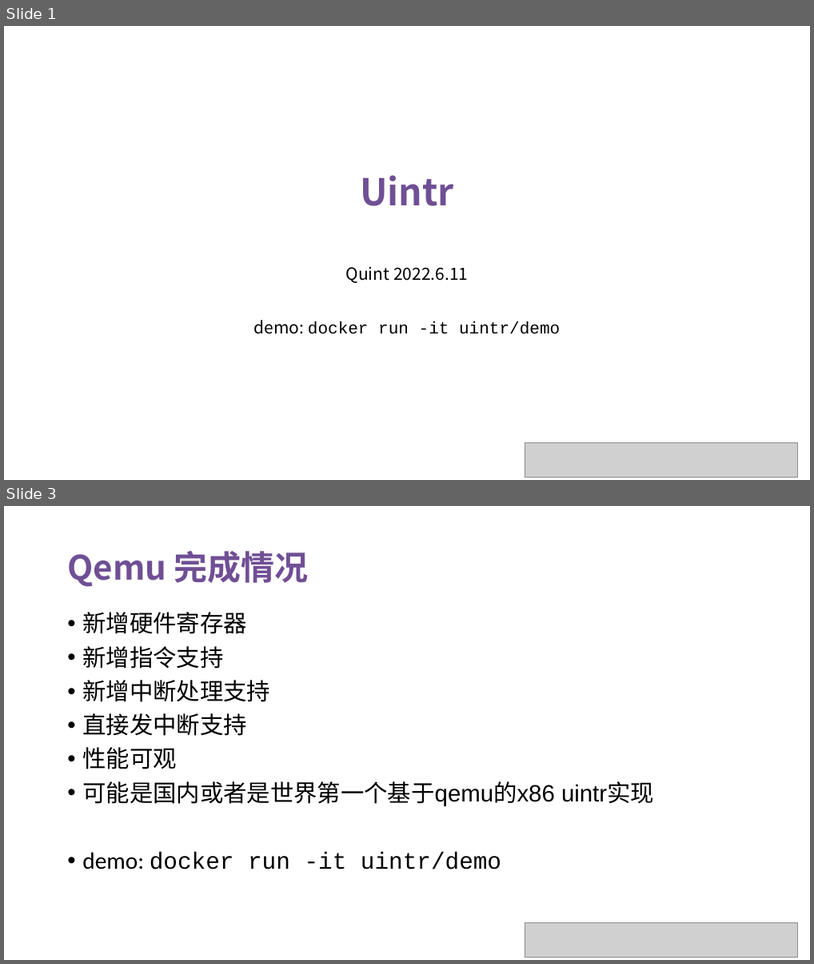
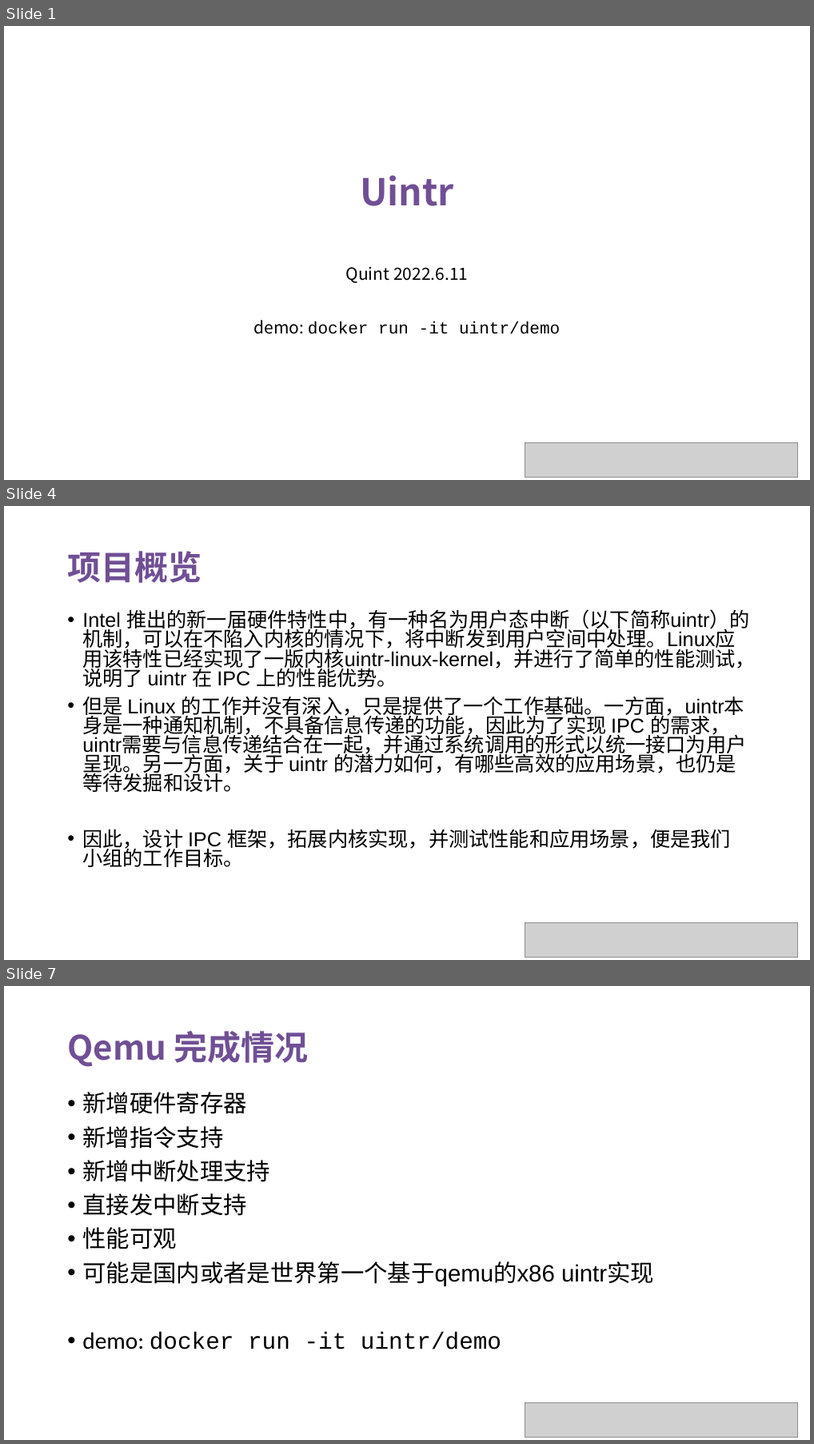
Before and after one commit to OS-F-4/usr-intr, a slide deck: ppt/2022-6-11.pptx. Shown one above the other, each under a label of ours: slides 1 and 3 before the commit, slides 1, 4 and 7 after it; the slides between them are not shown. The pictures are 814x964 and 814x1444 pixels, drawn with LibreOffice and Linux fonts; fonts in the diff are those of the drawing; grey boxes stand for pictures. Boxes give left, top, right and bottom in pixels: in the first picture for what was removed or moved away, otherwise in the second. Text is boxed around its words. In the diff, an @@ line names an element or a change of style, - is before the commit and + after.

```diff
--- a/ppt/2022-6-11.pptx
+++ b/ppt/2022-6-11.pptx
@@ slide 4 added at (x1=4, y1=506, x2=810, y2=960), background #FFFFFF @@
@@ text added at (x1=67, y1=551, x2=202, y2=583), 40 pt, text #704F95, bold @@
+项目概览
@@ text added at (x1=82, y1=609, x2=755, y2=867), 24 pt, text #000000 @@
+• Intel 推出的新一届硬件特性中，有一种名为用户态中断（以下简称uintr）的机制，可以在不陷入内核的情况下，将中断发到用户空间中处理。Linux应用该特性已经实现了一版内核uintr-linux-kernel，并进行了简单的性能测试，说明了 uintr 在 IPC 上的性能优势。
+• 但是 Linux 的工作并没有深入，只是提供了一个工作基础。一方面，uintr本身是一种通知机制，不具备信息传递的功能，因此为了实现 IPC 的需求，uintr需要与信息传递结合在一起，并通过系统调用的形式以统一接口为用户呈现。另一方面，关于 uintr 的潜力如何，有哪些高效的应用场景，也仍是等待发掘和设计。
+• 因此，设计 IPC 框架，拓展内核实现，并测试性能和应用场景，便是我们小组的工作目标。
@@ picture added at (x1=526, y1=923, x2=798, y2=956) @@
@@ what was slide 3 is now slide 7 @@
```
Also in this commit, not shown: 2 slides changed, 3 other slides added, 5 other files.
